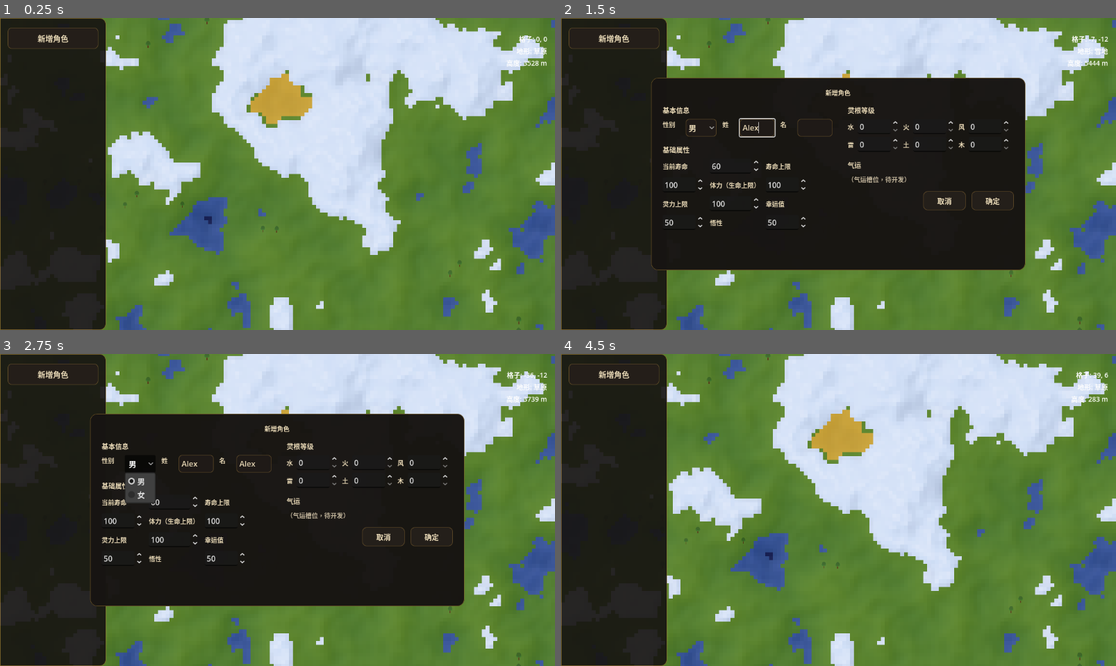
Above: before the commit, frames 1-4 (two rows, left to right).
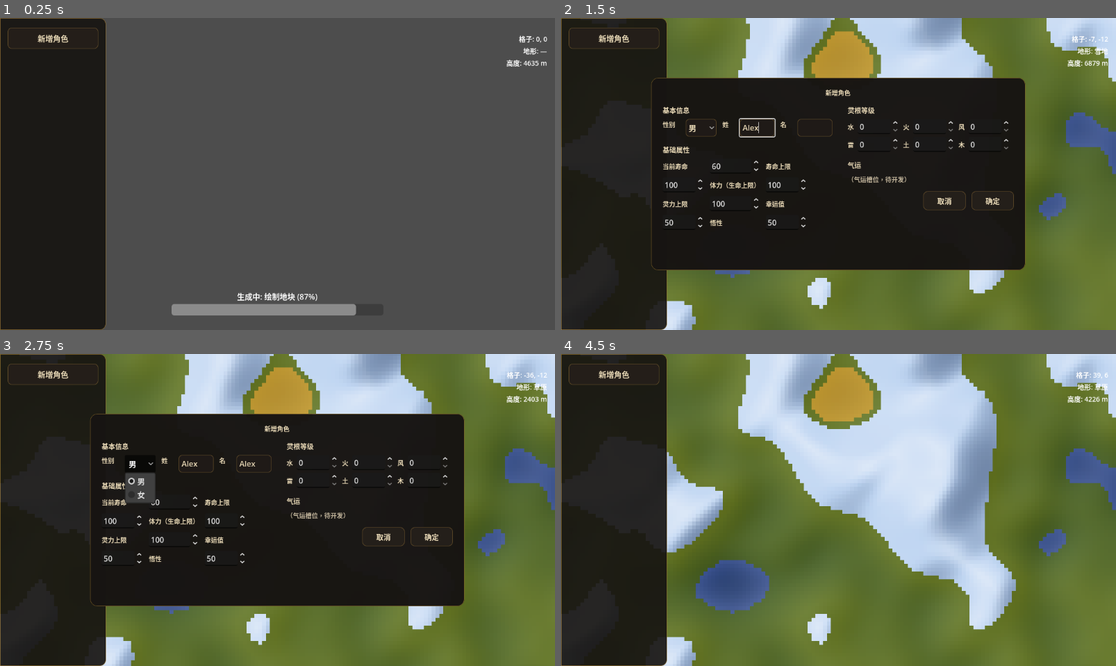
Above: after the commit, the same moments.

Repository: iiishop/cultivation-simulator
Game: Godot game, scene res://Scenes/map_view.tscn
The game is run twice, just before and just after one commit, with the same random seed, the same clock (stepped at 60 frames per second) and the same inputs.
Inputs (mouse positions are in pixels of both pictures, inside the frame that each line leads up to):
- Up to frame 1 (0.25 s): no input
- Up to frame 2 (1.5 s): click "新增角色" at 0.5 s; click (755, 127) at 1.27 s; type "Alex" at 1.35 s
- Up to frame 3 (2.75 s): click (255, 463) at 1.5 s; type "Alex" at 1.58 s; click "男" at 2 s
- Up to frame 4 (4.5 s): click "取消" at 2.75 s; click "新增角色" at 3.5 s; click "确定" at 4.25 s

The runs differ from the first frame. In frame 1, 81% of the frame differs, in the area x 18-100%, y 0-100%; in frame 2, 21%; in frame 3, 21%; in frame 4, 39%.

Commit message:
feat: Enhance terrain generation and UI feedback in map_view scene
- Updated map_view.tscn to include GenerationProgressUI and GenerationStatus nodes for better user feedback during terrain generation.
- Introduced new signals in terrain_generator.gd to track generation progress and start events, improving the responsiveness of the terrain generation process.
- Adjusted terrain generation logic to emit progress updates at various stages, enhancing user experience during long operations.
- Refined terrain shading parameters in terrain_shading_overlay.gd for improved visual quality in generated maps.

Diff:
--- a/Scenes/map_view.tscn
+++ b/Scenes/map_view.tscn
@@ -8,6 +8,7 @@
 [ext_resource type="Script" path="res://Scripts/tile_hover_info.gd" id="6_hover"]
 [ext_resource type="Script" path="res://Scripts/forest_object_layer.gd" id="7_forest"]
 [ext_resource type="Script" path="res://Scripts/terrain_shading_overlay.gd" id="8_shading"]
+[ext_resource type="Script" path="res://Scripts/generation_progress_ui.gd" id="9_progress"]
 
 [node name="MapView" type="Node2D" unique_id=1204455326]
 
@@ -31,6 +32,9 @@
 
 [node name="TileHoverInfo" type="Node" parent="." unique_id=18990002]
 script = ExtResource("6_hover")
+
+[node name="GenerationProgressUI" type="Node" parent="." unique_id=18990003]
+script = ExtResource("9_progress")
 
 [node name="PauseMenu" type="CanvasLayer" parent="." instance=ExtResource("3")]
 
@@ -76,3 +80,35 @@
 高度: -"
 horizontal_alignment = 2
 vertical_alignment = 1
+
+[node name="GenerationProgress" type="ProgressBar" parent="UI"]
+layout_mode = 1
+anchors_preset = 10
+anchor_left = 0.5
+anchor_top = 1.0
+anchor_right = 0.5
+anchor_bottom = 1.0
+offset_left = -220.0
+offset_top = -54.0
+offset_right = 220.0
+offset_bottom = -30.0
+grow_horizontal = 2
+grow_vertical = 0
+max_value = 100.0
+show_percentage = false
+
+[node name="GenerationStatus" type="Label" parent="UI"]
+layout_mode = 1
+anchors_preset = 10
+anchor_left = 0.5
+anchor_top = 1.0
+anchor_right = 0.5
+anchor_bottom = 1.0
+offset_left = -220.0
+offset_top = -82.0
+offset_right = 220.0
+offset_bottom = -58.0
+grow_horizontal = 2
+grow_vertical = 0
+horizontal_alignment = 1
+text = "生成中..."
--- /dev/null
+++ b/Scripts/generation_progress_ui.gd
@@ -0,0 +1,48 @@
+extends Node
+
+@export var terrain_generator: TerrainGenerator
+@export var progress_bar: ProgressBar
+@export var status_label: Label
+
+
+func _ready() -> void:
+	if terrain_generator == null:
+		terrain_generator = get_parent().get_node_or_null("TerrainMap") as TerrainGenerator
+	if progress_bar == null:
+		progress_bar = get_parent().get_node_or_null("UI/GenerationProgress") as ProgressBar
+	if status_label == null:
+		status_label = get_parent().get_node_or_null("UI/GenerationStatus") as Label
+
+	if terrain_generator:
+		terrain_generator.generation_started.connect(_on_generation_started)
+		terrain_generator.generation_progress.connect(_on_generation_progress)
+		terrain_generator.generation_completed.connect(_on_generation_completed)
+
+	if progress_bar:
+		progress_bar.hide()
+	if status_label:
+		status_label.hide()
+
+
+func _on_generation_started(_size: int) -> void:
+	if progress_bar:
+		progress_bar.value = 0.0
+		progress_bar.show()
+	if status_label:
+		status_label.text = "生成中..."
+		status_label.show()
+
+
+func _on_generation_progress(stage: String, progress: float) -> void:
+	if progress_bar:
+		progress_bar.value = progress * 100.0
+	if status_label:
+		status_label.text = "生成中: %s (%d%%)" % [stage, int(progress * 100.0)]
+
+
+func _on_generation_completed(_report: Dictionary) -> void:
+	if progress_bar:
+		progress_bar.value = 100.0
+		progress_bar.hide()
+	if status_label:
+		status_label.hide()
--- a/Scripts/terrain_generator.gd
+++ b/Scripts/terrain_generator.gd
@@ -1,6 +1,8 @@
 extends TileMapLayer
 class_name TerrainGenerator
 
+signal generation_started(size: int)
+signal generation_progress(stage: String, progress: float)
 signal generation_completed(report: Dictionary)
 
 ## 地形生成器：带偏向与故事性的地图（大陆轮廓、圣山、干旱带、边陲感）
@@ -107,6 +109,15 @@
 const RIDGE_FREQ := 1.0 / 44.0
 const CHAIN_FREQ := 1.0 / 95.0
 
+const LAND_GLOBAL_LIFT := 0.18
+const FALLOFF_STRENGTH := 0.62
+const FRONTIER_STRENGTH := 0.55
+const CONTINENT_STRENGTH := 0.32
+
+const SNOW_LINE_RAW := 0.52
+const SNOW_PEAK_RAW := 0.68
+const SNOW_RIDGE_MIN := 0.075
+
 const D4: Array[Vector2i] = [
 	Vector2i(-1, 0),
 	Vector2i(1, 0),
@@ -120,8 +131,8 @@
 	var seed_val := randi()
 	noise = FastNoiseLite.new()
 	noise.seed = seed_val
-	noise.frequency = 1.0 / 32.0
-	noise.fractal_octaves = 4
+	noise.frequency = 1.0 / 48.0
+	noise.fractal_octaves = 2
 	noise_continent = FastNoiseLite.new()
 	noise_continent.seed = seed_val + 1
 	noise_continent.frequency = 1.0 / 80.0
@@ -145,7 +156,11 @@
 	noise_chain.frequency = CHAIN_FREQ
 	noise_chain.fractal_octaves = 2
 	print("[Generator]: 地形生成器启动 (TileMapLayer, 故事性地图)")
-	generate(_size)
+	call_deferred("generate", _size)
+
+
+func _emit_progress(stage: String, progress: float) -> void:
+	generation_progress.emit(stage, clampf(progress, 0.0, 1.0))
 
 
 func _create_placeholder_tileset() -> TileSet:
@@ -350,12 +365,12 @@
 
 func get_heightv(pos: Vector2) -> float:
 	var base := noise.get_noise_2d(pos.x, pos.y)
-	var falloff := falloff_value(pos)
-	var continent := (_world_shape(pos) - 0.5) * 0.25
+	var falloff := falloff_value(pos) * FALLOFF_STRENGTH
+	var continent := (_world_shape(pos) - 0.5) * CONTINENT_STRENGTH
 	var peak := _story_peak(pos)
 	var ridge := _mountain_ridge(pos)
-	var frontier := _frontier_falloff(pos)
-	return base - falloff + continent + peak + ridge - frontier
+	var frontier := _frontier_falloff(pos) * FRONTIER_STRENGTH
+	return base - falloff + continent + peak + ridge - frontier + LAND_GLOBAL_LIFT
 
 
 ## 返回该位置高度（米），海平面 = 海岸线（raw -0.25）对应 0 m，陆地不再出现负海拔
@@ -619,6 +634,7 @@
 	print("[Generator]: 开始生成陆地")
 	var total := _size * _size
 	var half := int(_size / 2.0)
+	_emit_progress("高度场", 0.05)
 
 	# 1) 预计算高度
 	var height_grid := PackedFloat32Array()
@@ -626,6 +642,8 @@
 	for x in range(-half, half):
 		for y in range(-half, half):
 			height_grid[_cell_idx(x, y, half)] = get_heightv(Vector2(x, y))
+	await get_tree().create_timer(0.0).timeout
+	_emit_progress("海岸距离", 0.22)
 
 	# 2) 从海洋向外 BFS（双缓冲，避免 Array.pop_front 的 O(n) 代价）
 	var dist_grid := PackedInt32Array()
@@ -661,6 +679,8 @@
 		frontier = next_frontier
 		next_frontier = t
 		d += 1
+	await get_tree().create_timer(0.0).timeout
+	_emit_progress("雨影", 0.38)
 
 	# 3) 雨影：风从西向东，背风侧变干（早退 + 步长 2 减采样）
 	var rain_shadow_grid := PackedFloat32Array()
@@ -693,6 +713,8 @@
 			var distance_factor := 1.0 - clampf(float(nearest_step) / float(RAIN_SHADOW_RAY_STEPS), 0.0, 1.0)
 			var dry_mix := severity * (0.55 + 0.45 * distance_factor)
 			rain_shadow_grid[idx] = 1.0 - dry_mix * (1.0 - RAIN_SHADOW_FACTOR)
+	await get_tree().create_timer(0.0).timeout
+	_emit_progress("气候", 0.52)
 
 	# 4) 预计算温度与湿度网格，主循环只做查表与 set_cell（少重复噪声）
 	var temp_grid := PackedFloat32Array()
@@ -710,6 +732,8 @@
 			temp_grid[idx] = _temperature_with_modifiers(pos, h, dist)
 			var coastal_humidity := 1.0 / (1.0 + float(dist) / COASTAL_DECAY_SCALE)
 			moisture_grid[idx] = _moisture_with_diffusion(coastal_humidity, rain_shadow_grid[idx], pos, h)
+	await get_tree().create_timer(0.0).timeout
+	_emit_progress("生物群系", 0.68)
 
 	# 5) 先生成地形候选（不直接写图），再做“连续沙漠块”覆盖
 	var terrain_grid := PackedInt32Array()
@@ -729,7 +753,8 @@
 			if h <= -0.5:
 				terrain_grid[idx] = Terrain.DEEP_OCEAN
 				continue
-			if h >= 0.4:
+			var ridge_val := _mountain_ridge(Vector2(x, y))
+			if h >= SNOW_PEAK_RAW or (h >= SNOW_LINE_RAW and ridge_val >= SNOW_RIDGE_MIN):
 				terrain_grid[idx] = Terrain.SNOW
 				continue
 
@@ -751,11 +776,15 @@
 				terrain_grid[idx] = base_biome
 
 			desert_score_grid[idx] = _desert_score(temperature, moisture, h, coastal_humidity, rain_shadow, pos)
+	await get_tree().create_timer(0.0).timeout
+	_emit_progress("沙漠连通", 0.80)
 
 	var desert_mask := _build_contiguous_desert_mask(height_grid, desert_score_grid, half)
 	for idx in range(total):
 		if desert_mask[idx] == 1:
 			terrain_grid[idx] = Terrain.DESERT
+	await get_tree().create_timer(0.0).timeout
+	_emit_progress("绘制地块", 0.82)
 
 	_last_height_grid = height_grid.duplicate()
 	_last_terrain_grid = terrain_grid.duplicate()
@@ -770,10 +799,14 @@
 			i += 1
 			if i % 8192 == 0:
 				print("[Generator]: ", snappedf(float(i) / total * 100.0, 0.1), "%")
+				_emit_progress("绘制地块", 0.82 + 0.16 * float(i) / float(total))
+				await get_tree().create_timer(0.0).timeout
+				update_internals()
 
 	var report := _build_generation_report(terrain_grid, desert_mask, desert_score_grid, temp_grid, moisture_grid, half)
 	_print_generation_report(report)
 	_last_generation_report = report
+	_emit_progress("完成", 1.0)
 
 	print("[Generator]: 陆地生成完成")
 
@@ -817,6 +850,7 @@
 
 func generate(size: int) -> void:
 	_size = size
+	generation_started.emit(size)
 	_last_seed = randi()
 	noise.seed = _last_seed
 	noise_continent.seed = _last_seed + 1
@@ -834,6 +868,6 @@
 		1: _story_dry_center = Vector2(cx, -cy)
 		2: _story_dry_center = Vector2(-cx, cy)
 		_: _story_dry_center = Vector2(cx, cy)
-	generate_land()
+	await generate_land()
 	update_internals()
-	emit_signal("generation_completed", _last_generation_report)
+	generation_completed.emit(_last_generation_report)
--- a/Scripts/terrain_shading_overlay.gd
+++ b/Scripts/terrain_shading_overlay.gd
@@ -3,16 +3,17 @@
 ## 按地形与海拔生成一张低分辨率颜色贴图，再拉伸覆盖到地图上，增强高低起伏感。
 
 @export var terrain_generator: TerrainGenerator
-@export_range(0.0, 1.0, 0.01) var land_shade_strength := 0.42
-@export_range(0.0, 1.0, 0.01) var ocean_shade_strength := 0.45
-@export_range(0.0, 1.0, 0.01) var mountain_shade_strength := 0.32
-@export_range(0.0, 1.0, 0.01) var desert_shade_strength := 0.42
-@export_range(0.0, 1.0, 0.01) var snow_shade_strength := 0.58
-@export_range(0.0, 4.0, 0.05) var hillshade_strength := 1.65
-@export_range(0.0, 1.0, 0.01) var hillshade_shadow_strength := 0.34
-@export_range(0.0, 1.0, 0.01) var hillshade_highlight_strength := 0.18
-@export_range(0.0, 4.0, 0.05) var snow_hillshade_boost := 2.2
-@export_range(0.0, 1.0, 0.01) var snow_ridge_strength := 0.22
+@export_range(0.0, 1.0, 0.01) var land_shade_strength := 0.52
+@export_range(0.0, 1.0, 0.01) var ocean_shade_strength := 0.52
+@export_range(0.0, 1.0, 0.01) var mountain_shade_strength := 0.42
+@export_range(0.0, 1.0, 0.01) var desert_shade_strength := 0.50
+@export_range(0.0, 1.0, 0.01) var snow_shade_strength := 0.70
+@export_range(0.0, 4.0, 0.05) var hillshade_strength := 2.25
+@export_range(0.0, 1.0, 0.01) var hillshade_shadow_strength := 0.52
+@export_range(0.0, 1.0, 0.01) var hillshade_highlight_strength := 0.24
+@export_range(0.0, 4.0, 0.05) var snow_hillshade_boost := 2.9
+@export_range(0.0, 1.0, 0.01) var snow_ridge_strength := 0.38
+@export_range(0.5, 2.5, 0.01) var overlay_alpha_boost := 1.25
 
 var _texture: ImageTexture
 var _draw_rect := Rect2()
@@ -100,7 +101,7 @@
 func _apply_hillshade(base: Color, hill: float, terrain_id: int) -> Color:
 	var lit := hill - 0.5
 	if lit > 0.0:
-		var highlight_t := lit * 2.0 * hillshade_highlight_strength
+		var highlight_t := pow(lit * 2.0, 1.12) * hillshade_highlight_strength
 		var highlight_color := Color(1.0, 1.0, 0.96, base.a)
 		if terrain_id == TerrainGenerator.Terrain.DESERT:
 			highlight_color = Color(1.0, 0.92, 0.66, base.a)
@@ -108,12 +109,12 @@
 			highlight_color = Color(1.0, 1.0, 1.0, base.a)
 		return base.lerp(highlight_color, clampf(highlight_t, 0.0, 1.0))
 
-	var shadow_t := (0.5 - hill) * 2.0 * hillshade_shadow_strength
+	var shadow_t := pow((0.5 - hill) * 2.0, 1.10) * hillshade_shadow_strength
 	var shadow_color := Color(0.02, 0.05, 0.10, min(0.82, base.a + 0.08))
 	if terrain_id == TerrainGenerator.Terrain.DESERT:
 		shadow_color = Color(0.24, 0.15, 0.04, min(0.86, base.a + 0.12))
 	if terrain_id == TerrainGenerator.Terrain.SNOW:
-		shadow_color = Color(0.34, 0.42, 0.56, min(0.90, base.a + 0.16))
+		shadow_color = Color(0.28, 0.37, 0.52, min(0.93, base.a + 0.18))
 	return base.lerp(shadow_color, clampf(shadow_t, 0.0, 1.0))
 
 
@@ -143,6 +144,10 @@
 	if terrain_id == TerrainGenerator.Terrain.SNOW:
 		var ridge_t := _snow_ridge_tint(cell) * snow_ridge_strength
 		shaded = shaded.lerp(Color(1.0, 1.0, 1.0, shaded.a), ridge_t)
+		var cold_shadow := clampf((0.58 - hill) * 1.45, 0.0, 1.0)
+		shaded = shaded.lerp(Color(0.26, 0.34, 0.48, min(0.94, shaded.a + 0.16)), cold_shadow * 0.36)
+
+	shaded.a = clampf(shaded.a * overlay_alpha_boost, 0.0, 0.95)
 	return shaded
 
 
Not shown: 1 places in Scenes/map_view.tscn that only renumber resources
Not shown, added: Scripts/generation_progress_ui.gd.uid
